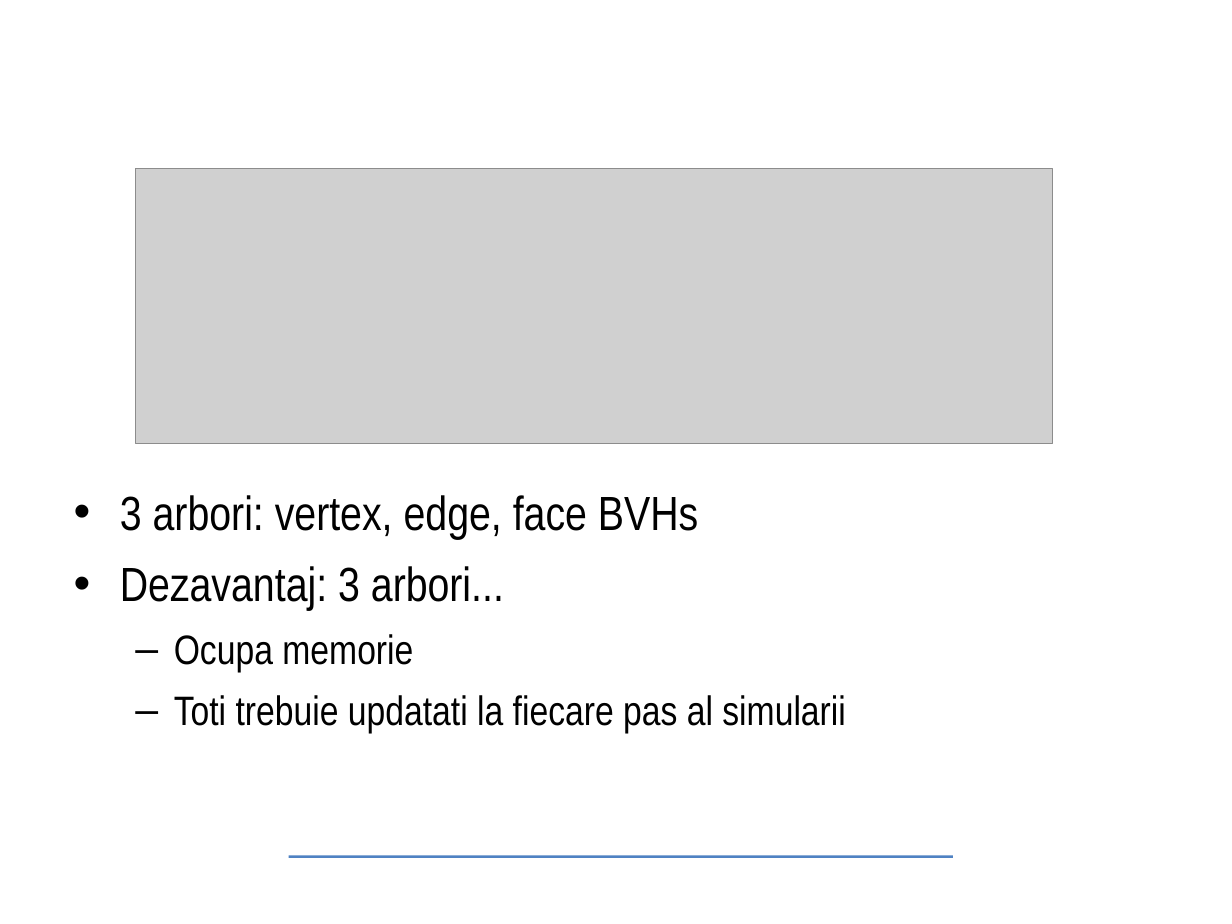
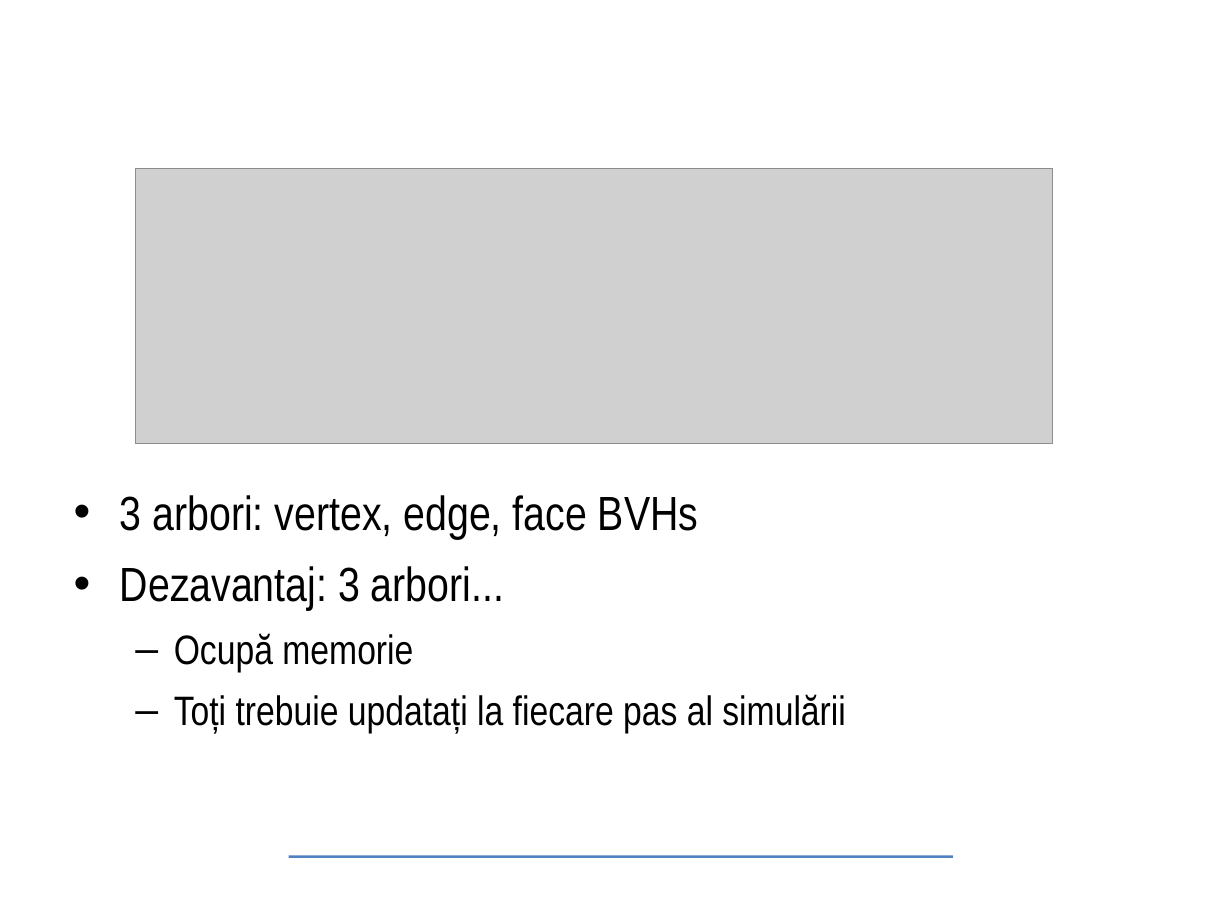
Before and after one commit to Tureyz/test, a slide deck: slide 9 of presentation/master-presentation-ro.odp. Drawn at 1232x924 pixels with LibreOffice and Linux fonts; fonts in the diff are those of the drawing; grey boxes stand for pictures; background and template pictures are left out. Boxes give left, top, right and bottom in pixels: in the first picture for what was removed or moved away, otherwise in the second. Text is boxed around its words. In the diff, an @@ line names an element or a change of style, - is before the commit and + after.

```diff
--- a/presentation/master-presentation-ro.odp
+++ b/presentation/master-presentation-ro.odp
@@ text at (174, 633, 845, 733): text changed @@
-  – Ocupa memorie
-  – Toti trebuie updatati la fiecare pas al simularii
+  – Ocupă memorie
+  – Toți trebuie updatați la fiecare pas al simulării
```
Also in this commit, not shown: 9 other slides changed, 3 slides added, 2 slides removed, 6 other files.
